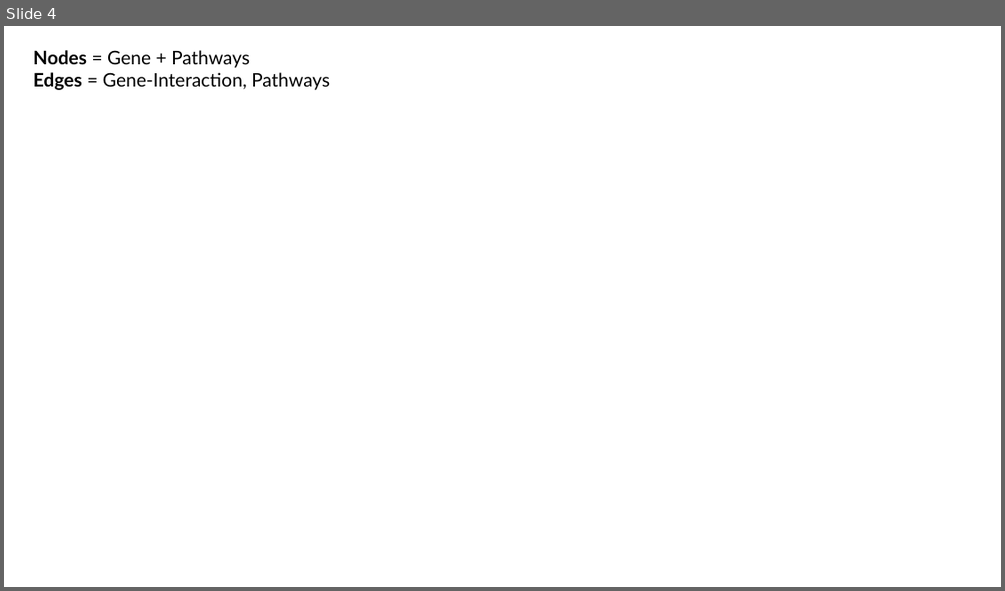
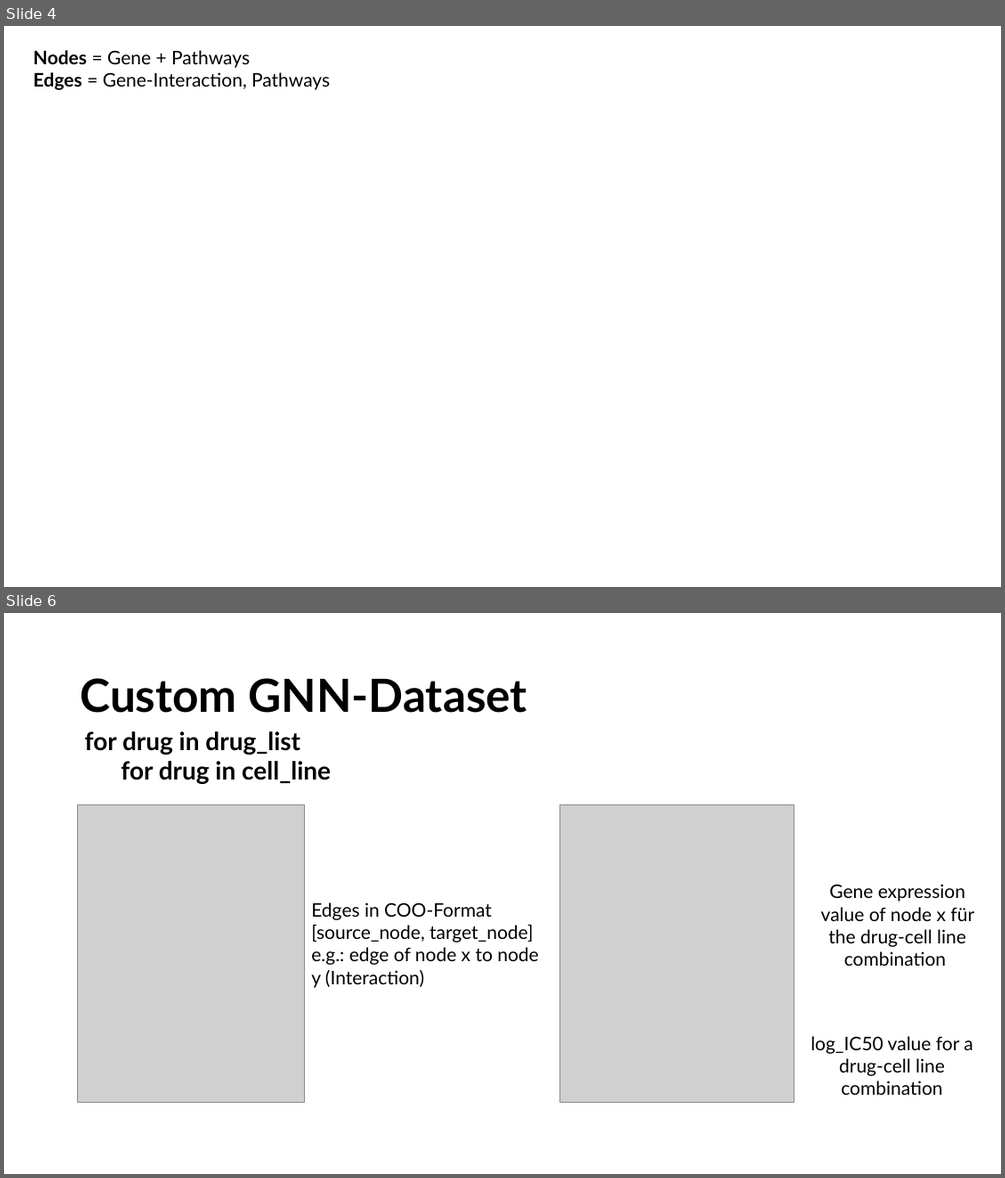
Before and after one commit to txm0324/Bachelor-Thesis, a slide deck: Overview_Network.pptx. Shown one above the other, each under a label of ours: slide 4 before the commit, slides 4 and 6 after it; the slides between them are not shown. The pictures are 1005x591 and 1005x1178 pixels, drawn with LibreOffice and Linux fonts; fonts in the diff are those of the drawing; grey boxes stand for pictures. Boxes give left, top, right and bottom in pixels: in the first picture for what was removed or moved away, otherwise in the second. Text is boxed around its words. In the diff, an @@ line names an element or a change of style, - is before the commit and + after.

```diff
--- a/Overview_Network.pptx
+++ b/Overview_Network.pptx
@@ slide 6 added at (4,613,1001,1174), background #FFFFFF @@
@@ title added at (80,678,527,713), 44 pt, text #000000, bold @@
+Custom GNN-Dataset
@@ text added at (85,731,331,784), 24 pt, text #000000, bold @@
+for drug in drug_list
+for drug in cell_line
@@ picture added at (77,804,304,1102) @@
@@ picture added at (559,804,793,1102) @@
@@ text added at (311,902,538,988), 18 pt, text #000000 @@
+Edges in COO-Format
+[source_node, target_node]
+e.g.: edge of node x to node y (Interaction)
@@ text added at (821,884,974,965), 18 pt, text #000000 @@
+Gene expression value of node x für the drug-cell line combination
@@ text added at (810,1036,972,1094), 18 pt, text #000000 @@
+log_IC50 value for a drug-cell line combination
```
Also in this commit, not shown: 1 slide changed, 3 other files.
